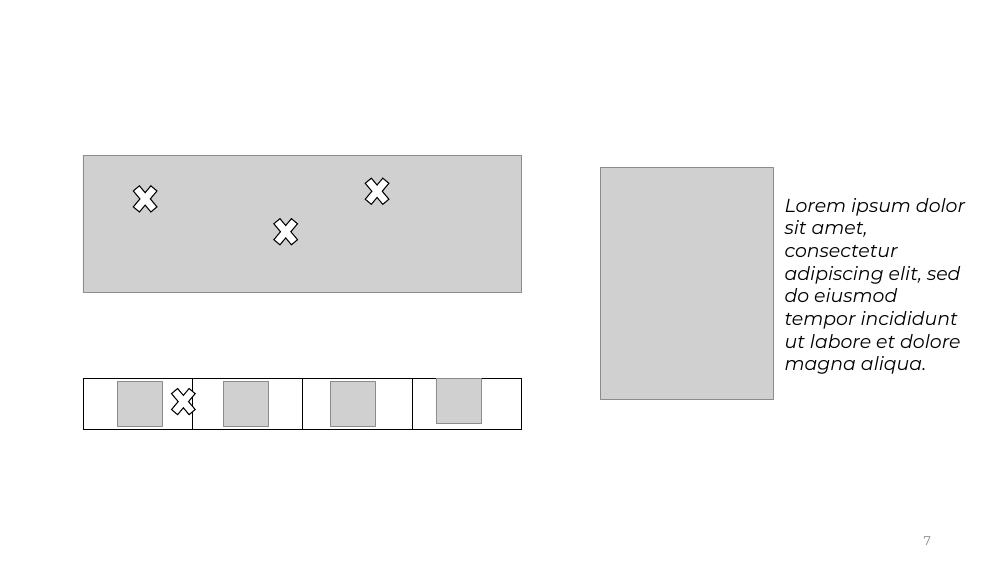
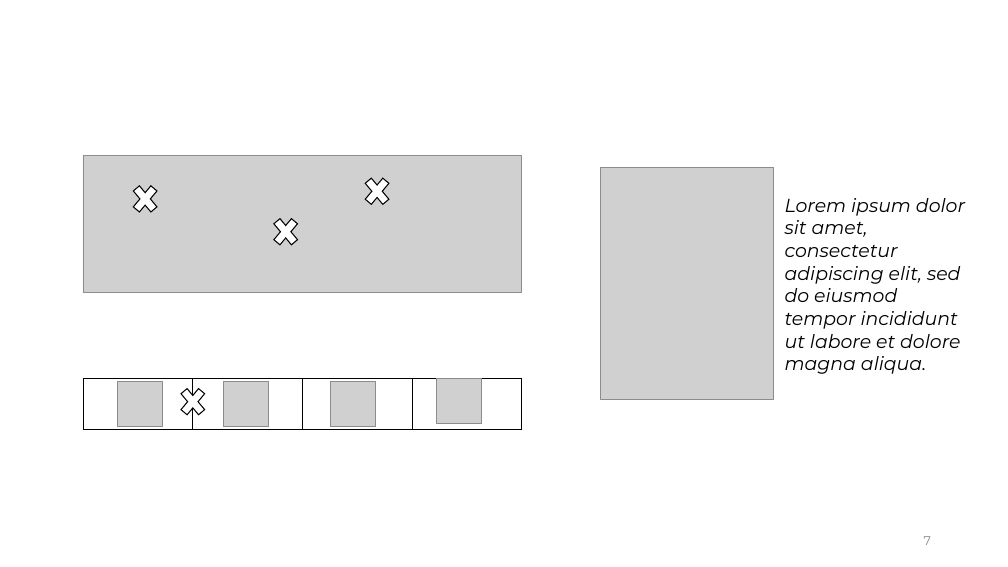
Before and after one commit to gadmiraal/Generative-AI-for-bio-molecule-design-notes, a slide deck: slide 7 of Master Thesis/student_session_2.pptx. Drawn at 1008x567 pixels with LibreOffice and Linux fonts; fonts in the diff are those of the drawing; grey boxes stand for pictures. Boxes give left, top, right and bottom in pixels: in the first picture for what was removed or moved away, otherwise in the second. Text is boxed around its words. In the diff, an @@ line names an element or a change of style, - is before the commit and + after.

```diff
--- a/Master Thesis/student_session_2.pptx
+++ b/Master Thesis/student_session_2.pptx
@@ cross: place and size @@
-cross at (166, 381, 200, 422)
+cross at (176, 382, 210, 423)
```
Also in this commit, not shown: 4 other slides changed, 4 other files.
